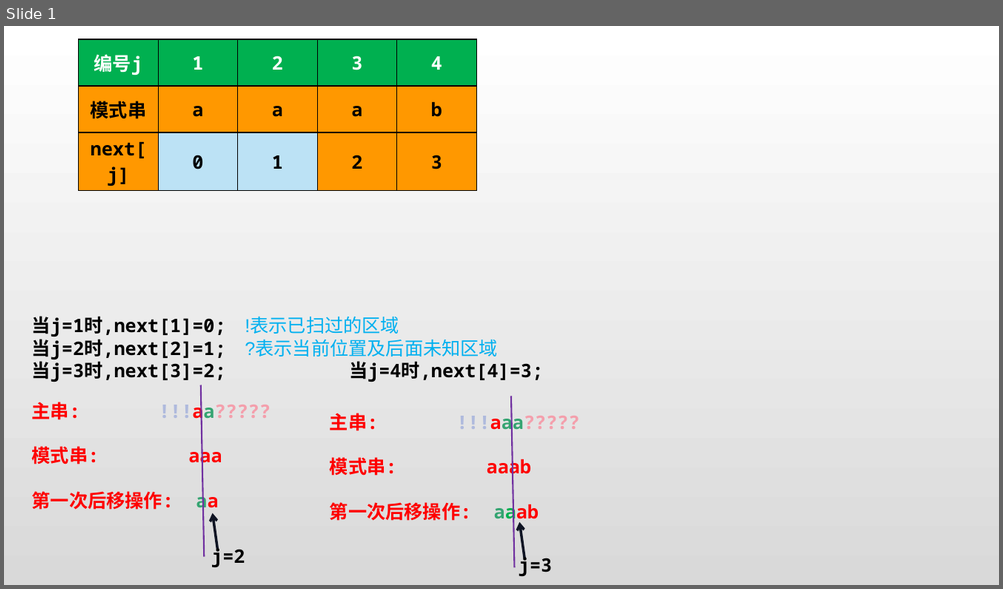
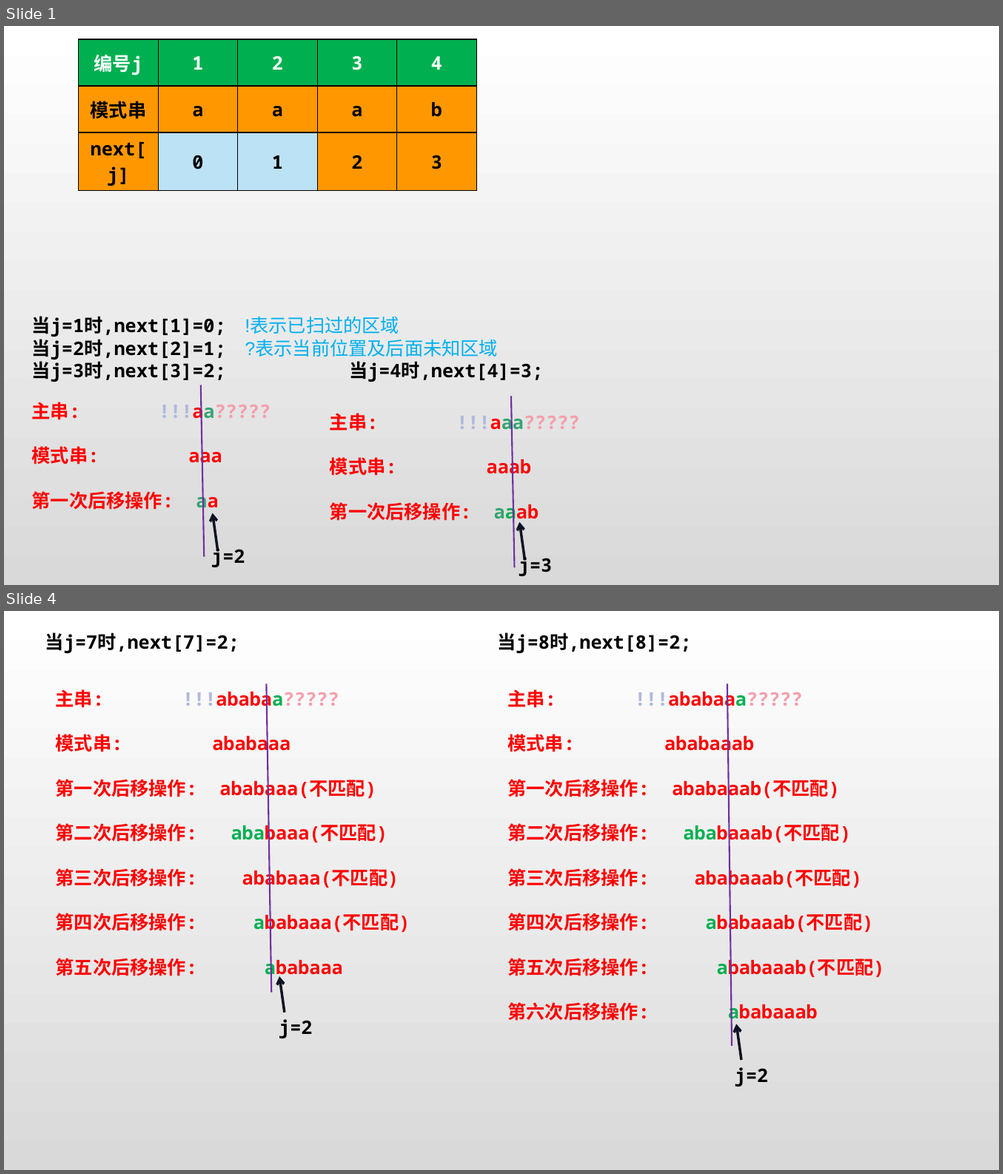
Before and after one commit to jk2020214154/Data_Structure_Code, a slide deck: 第四章 串/4.2 串的模式匹配/KMP图示.pptx. Shown one above the other, each under a label of ours: slide 1 before the commit, slides 1 and 4 after it; the slides between them are not shown. The pictures are 1003x589 and 1003x1174 pixels, drawn with LibreOffice and Linux fonts; fonts in the diff are those of the drawing. Boxes give left, top, right and bottom in pixels: in the first picture for what was removed or moved away, otherwise in the second. Text is boxed around its words. In the diff, an @@ line names an element or a change of style, - is before the commit and + after.

```diff
--- a/第四章 串/4.2 串的模式匹配/KMP图示.pptx
+++ b/第四章 串/4.2 串的模式匹配/KMP图示.pptx
@@ slide 4 added at (4, 611, 999, 1170), background gradient #FFFFFF to #D9D9D9 @@
@@ group added at (45, 632, 885, 1087): 6 texts, 2 lines, 2 arrows @@
+当j=7时,next[7]=2;
+主串: !!!ababaa?????
+模式串: ababaaa
+第一次后移操作: ababaaa(不匹配)
+第二次后移操作: ababaaa(不匹配)
+第三次后移操作: ababaaa(不匹配)
+第四次后移操作: ababaaa(不匹配)
+第五次后移操作: ababaaa
+j=2
+当j=8时,next[8]=2;
+主串: !!!ababaaa?????
+模式串: ababaaab
+第一次后移操作: ababaaab(不匹配)
+第二次后移操作: ababaaab(不匹配)
+第三次后移操作: ababaaab(不匹配)
+第四次后移操作: ababaaab(不匹配)
+第五次后移操作: ababaaab(不匹配)
+第六次后移操作: ababaaab
+j=2
```
Also in this commit, not shown: 6 other slides added, 1 slide removed, 1 other file.
